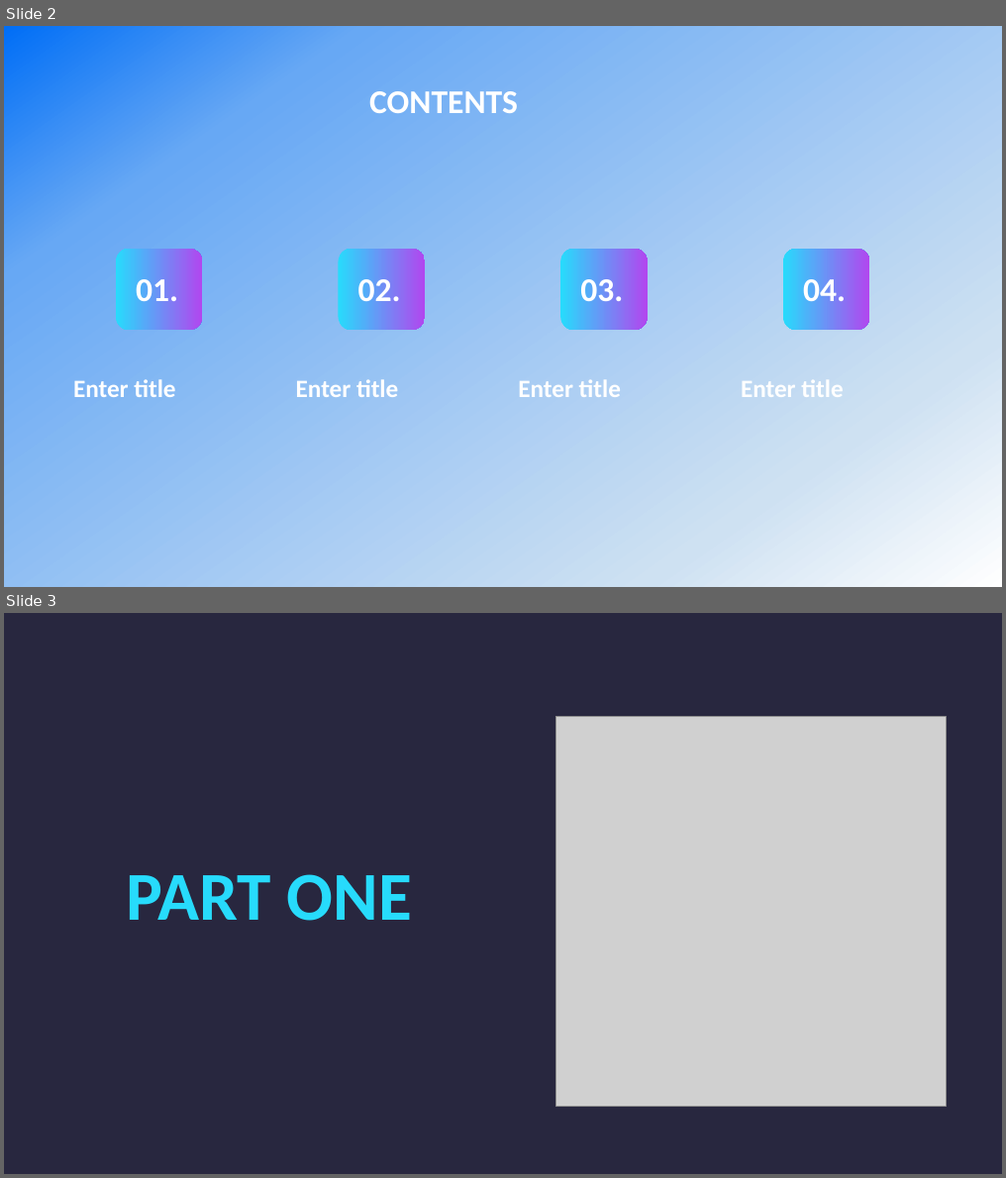
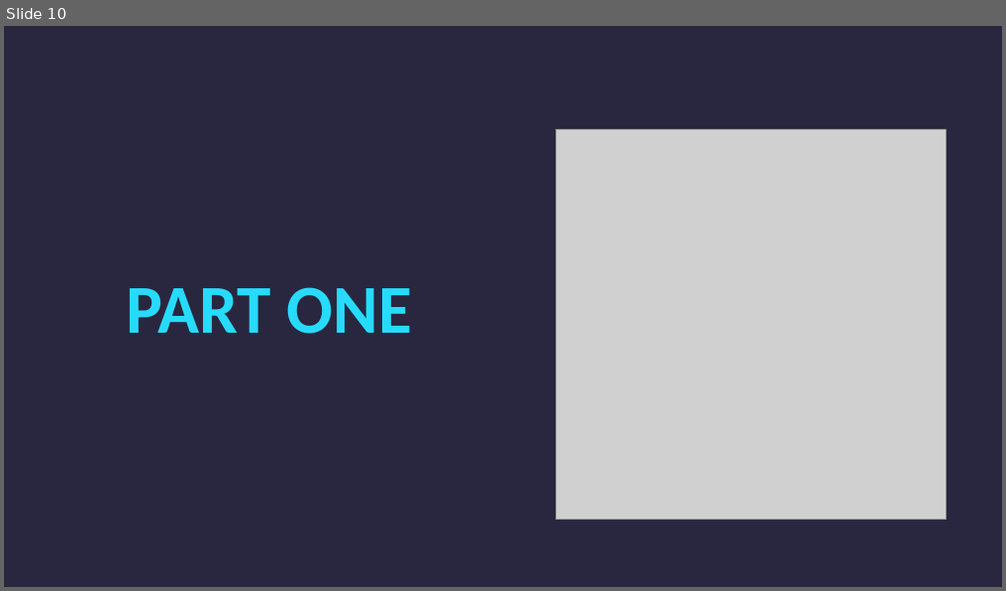
Before and after one commit to CharlesMalonRocha/SBIT---CA-2, a slide deck: Business Computer Technology Report.pptx. Shown one above the other, each under a label of ours: slides 2 and 3 before the commit, slide 10 after it. The pictures are 1006x1178 and 1006x591 pixels, drawn with LibreOffice and Linux fonts; fonts in the diff are those of the drawing; grey boxes stand for pictures. Boxes give left, top, right and bottom in pixels: in the first picture for what was removed or moved away, otherwise in the second. Text is boxed around its words. In the diff, an @@ line names an element or a change of style, - is before the commit and + after.

```diff
--- a/Business Computer Technology Report.pptx
+++ b/Business Computer Technology Report.pptx
@@ slide 2 removed at bbox=[4, 26, 1002, 587], background gradient #006EF6 to #28273F @@
@@ rectangle removed at bbox=[4, 26, 1002, 587] @@
@@ text removed at bbox=[369, 91, 518, 113] @@
-CONTENTS
@@ rounded rectangle removed at bbox=[116, 249, 202, 330] @@
@@ rounded rectangle removed at bbox=[338, 249, 425, 330] @@
@@ rounded rectangle removed at bbox=[561, 249, 648, 330] @@
@@ rounded rectangle removed at bbox=[783, 249, 870, 330] @@
@@ text removed at bbox=[136, 274, 178, 309] @@
-01.
@@ text removed at bbox=[358, 274, 401, 309] @@
-02.
@@ text removed at bbox=[580, 274, 623, 309] @@
-03.
@@ text removed at bbox=[803, 274, 846, 309] @@
-04.
@@ text removed at bbox=[73, 379, 175, 397] @@
-Enter title
@@ text removed at bbox=[296, 379, 398, 397] @@
-Enter title
@@ text removed at bbox=[518, 379, 621, 397] @@
-Enter title
@@ text removed at bbox=[741, 380, 843, 397] @@
-Enter title
@@ what was slide 3 is now slide 10 @@
```
Also in this commit, not shown: 15 slides added, 7 other slides removed, 6 other files.
